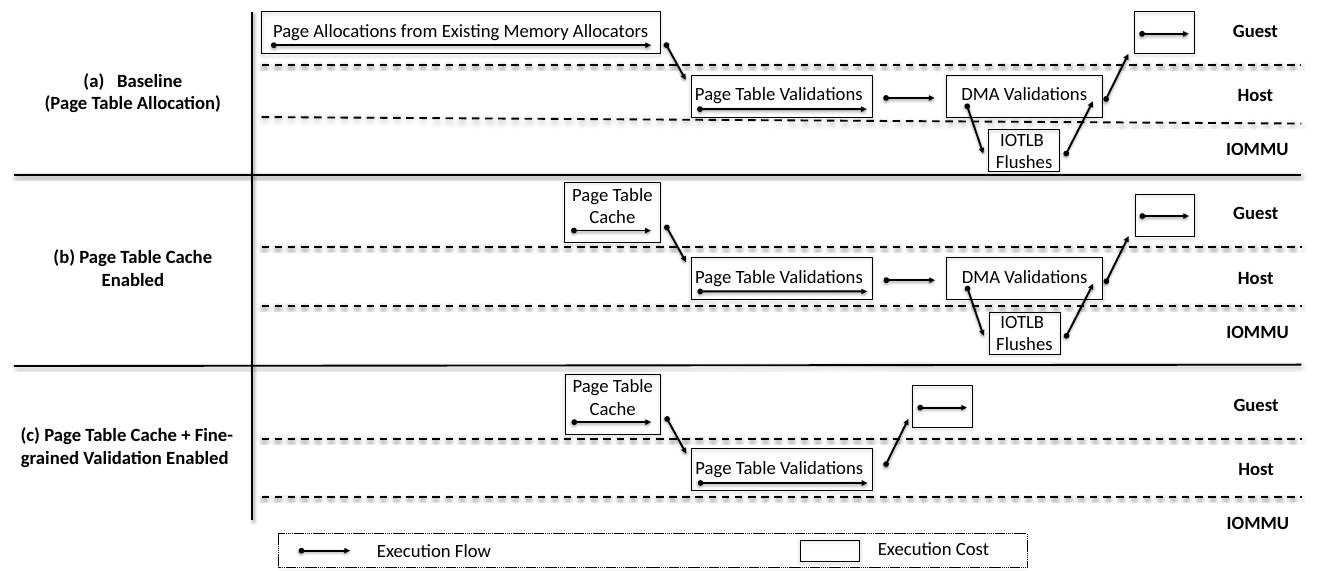
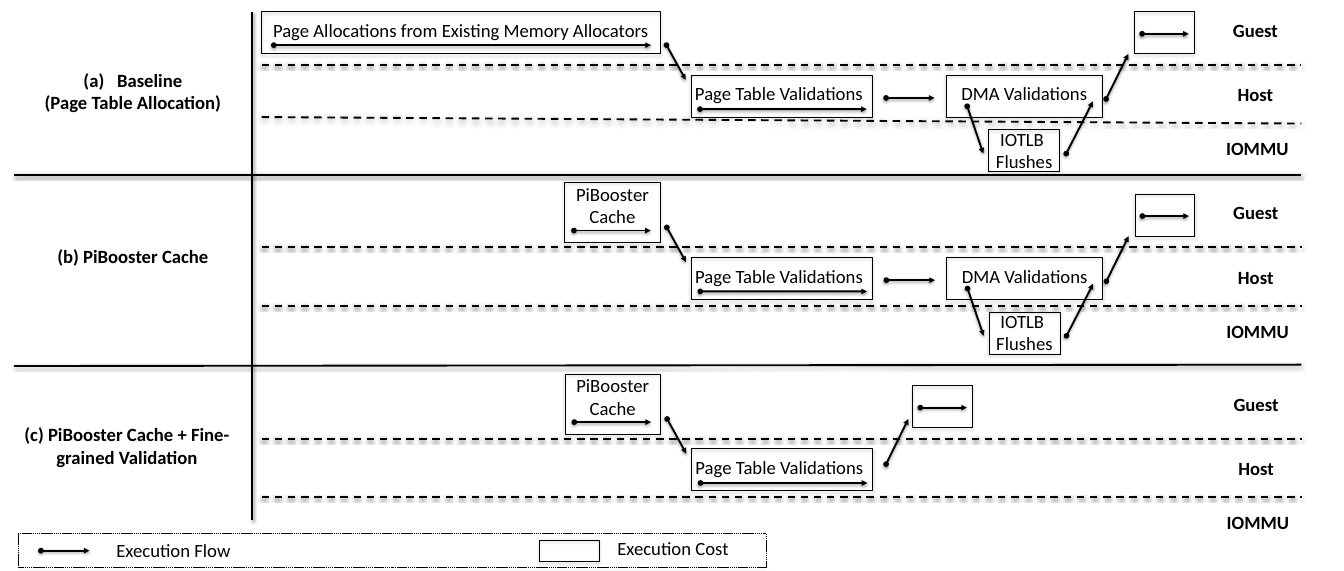
Before and after one commit to strongerwill/FastIO, a slide deck: slide 1 of doc/paper/image/overview/overview.pptx. Drawn at 1344x571 pixels with LibreOffice and Linux fonts; fonts in the diff are those of the drawing. Boxes give left, top, right and bottom in pixels: in the first picture for what was removed or moved away, otherwise in the second. Text is boxed around its words. In the diff, an @@ line names an element or a change of style, - is before the commit and + after.

```diff
--- a/doc/paper/image/overview/overview.pptx
+++ b/doc/paper/image/overview/overview.pptx
@@ text at box(576, 188, 649, 223): text changed @@
-Page Table Cache
+PiBooster Cache
@@ text at box(57, 249, 208, 266): text changed @@
-(b) Page Table Cache Enabled
+(b) PiBooster Cache
@@ text at box(576, 379, 649, 415): text changed @@
-Page Table Cache
+PiBooster Cache
@@ text at box(24, 427, 229, 467): text changed @@
-(c) Page Table Cache + Fine-grained Validation Enabled
+(c) PiBooster Cache + Fine-grained Validation
@@ 2 texts, 2 rectangles, 1 double arrow: place and size @@
-2 texts, 2 rectangles, 1 double arrow at box(279, 534, 1027, 568)
+2 texts, 2 rectangles, 1 double arrow at box(18, 534, 766, 568)
```
Also in this commit, not shown: 7 other files.
